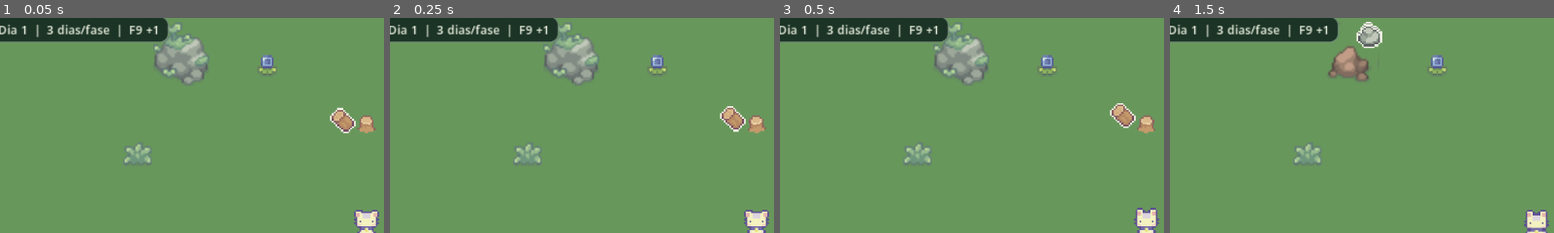
Above: before the commit, frames 1-4 (left to right).
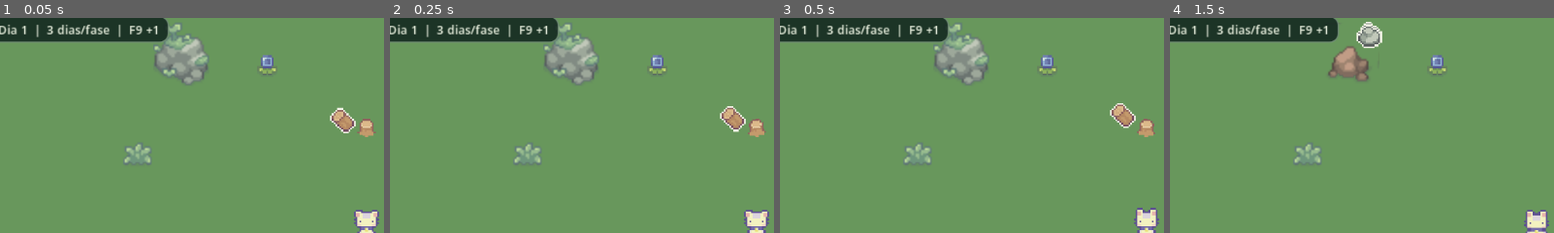
Above: after the commit, the same moments.

Repository: HelioConde/Slime-Harvest
Game: Godot game, scene res://tests/ResourceGameplayTest.tscn
Two runs of this game, one before a commit and one after it. Both use one fixed random seed, a clock stepped at 60 frames per second and the inputs below. This scene is started directly instead of the project's main scene.
Inputs (mouse positions are % of the whole screen's width and height, from its top left):
- Up to frame 1 (0.05 s): no input
- Up to frame 2 (0.25 s): no input
- Up to frame 3 (0.5 s): no input
- Up to frame 4 (1.5 s): click (15, 90) at 0.5 s; click (23, 90) at 1.25 s
The pictures show only the part of the screen within x 2-52%, y 2-52%; the shares and areas given below are measured in that part.

The runs differ from the first frame. In frame 1, 0.3% of the frame differs, in the area x 92-98%, y 45-56%; in frame 2, 0.3%; in frame 3, 0.3%; in frame 4, nothing differs.

Commit message:
fix(godot): preserva animacoes locais e integra corte do toco

Diff:
--- a/scenes/objects/stumps/stump.tscn
+++ b/scenes/objects/stumps/stump.tscn
@@ -1,4 +1,5 @@
-[gd_scene load_steps=3 format=3]
+
+[gd_scene format=3 uid="uid://dbmab2lfdq82o"]
 
 [ext_resource type="Texture2D" path="res://data/objects/stumps/stump.tres" id="1_texture"]
 [ext_resource type="Script" path="res://scripts/trees/choppable_stump.gd" id="2_script"]
@@ -6,16 +7,16 @@
 [sub_resource type="RectangleShape2D" id="Shape_base"]
 size = Vector2(8, 8)
 
-[node name="stump" type="StaticBody2D" groups=["world_objects"]]
+[node name="stump" type="StaticBody2D" unique_id=445958169 groups=["world_objects"]]
 script = ExtResource("2_script")
 texture_filter = 1
 collision_layer = 1
 collision_mask = 2
 
-[node name="Sprite2D" type="Sprite2D" parent="."]
-position = Vector2(0, -5.0)
+[node name="Sprite2D" type="Sprite2D" parent="." unique_id=2124194970]
+position = Vector2(0, -3)
 texture = ExtResource("1_texture")
 
-[node name="CollisionShape2D" type="CollisionShape2D" parent="."]
-position = Vector2(0, -4.0)
+[node name="CollisionShape2D" type="CollisionShape2D" parent="." unique_id=467167299]
+position = Vector2(0, -4)
 shape = SubResource("Shape_base")
--- a/scenes/objects/trees/tree_fall.tscn
+++ b/scenes/objects/trees/tree_fall.tscn
@@ -1,94 +1,101 @@
 [gd_scene format=3 uid="uid://bhe5p340bbvl6"]
 
-[ext_resource type="Script" path="res://scripts/trees/tree_fall.gd" id="1_script"]
-[ext_resource type="Texture2D" path="res://assets/Objects/Tree animations/tree apple sprites.png" id="2_texture"]
+[ext_resource type="Script" uid="uid://cewb0ppeo3ipo" path="res://scripts/trees/tree_fall.gd" id="1_script"]
+[ext_resource type="Texture2D" uid="uid://b5vqrsqh0osv7" path="res://assets/Objects/Tree animations/tree_fall_animation_sprite_sheet.png" id="2_yfpdh"]
 
-[sub_resource type="AtlasTexture" id="AtlasTexture_3sxmd"]
-atlas = ExtResource("2_texture")
-region = Rect2(0, 144, 48, 48)
+[sub_resource type="AtlasTexture" id="AtlasTexture_rgx06"]
+atlas = ExtResource("2_yfpdh")
+region = Rect2(0, 0, 64, 48)
 
-[sub_resource type="AtlasTexture" id="AtlasTexture_mqcyn"]
-atlas = ExtResource("2_texture")
-region = Rect2(48, 144, 48, 48)
+[sub_resource type="AtlasTexture" id="AtlasTexture_ybf0b"]
+atlas = ExtResource("2_yfpdh")
+region = Rect2(64, 0, 64, 48)
 
-[sub_resource type="AtlasTexture" id="AtlasTexture_fvpwd"]
-atlas = ExtResource("2_texture")
-region = Rect2(96, 144, 48, 48)
+[sub_resource type="AtlasTexture" id="AtlasTexture_mrse3"]
+atlas = ExtResource("2_yfpdh")
+region = Rect2(128, 0, 64, 48)
 
-[sub_resource type="AtlasTexture" id="AtlasTexture_ott6m"]
-atlas = ExtResource("2_texture")
-region = Rect2(144, 144, 48, 48)
+[sub_resource type="AtlasTexture" id="AtlasTexture_3fb3q"]
+atlas = ExtResource("2_yfpdh")
+region = Rect2(192, 0, 64, 48)
 
-[sub_resource type="AtlasTexture" id="AtlasTexture_pwwwc"]
-atlas = ExtResource("2_texture")
-region = Rect2(192, 144, 48, 48)
+[sub_resource type="AtlasTexture" id="AtlasTexture_m5in0"]
+atlas = ExtResource("2_yfpdh")
+region = Rect2(256, 0, 64, 48)
 
-[sub_resource type="AtlasTexture" id="AtlasTexture_wpdwo"]
-atlas = ExtResource("2_texture")
-region = Rect2(240, 144, 48, 48)
+[sub_resource type="AtlasTexture" id="AtlasTexture_6qd70"]
+atlas = ExtResource("2_yfpdh")
+region = Rect2(320, 0, 64, 48)
 
-[sub_resource type="AtlasTexture" id="AtlasTexture_l0qd5"]
-atlas = ExtResource("2_texture")
-region = Rect2(288, 144, 48, 48)
+[sub_resource type="AtlasTexture" id="AtlasTexture_ciprl"]
+atlas = ExtResource("2_yfpdh")
+region = Rect2(384, 0, 64, 48)
 
-[sub_resource type="AtlasTexture" id="AtlasTexture_3b7ux"]
-atlas = ExtResource("2_texture")
-region = Rect2(336, 144, 48, 48)
+[sub_resource type="AtlasTexture" id="AtlasTexture_mo8ku"]
+atlas = ExtResource("2_yfpdh")
+region = Rect2(448, 0, 64, 48)
 
-[sub_resource type="AtlasTexture" id="AtlasTexture_jnfrt"]
-atlas = ExtResource("2_texture")
-region = Rect2(384, 144, 48, 48)
+[sub_resource type="AtlasTexture" id="AtlasTexture_nitip"]
+atlas = ExtResource("2_yfpdh")
+region = Rect2(512, 0, 64, 48)
 
-[sub_resource type="AtlasTexture" id="AtlasTexture_ampa4"]
-atlas = ExtResource("2_texture")
-region = Rect2(432, 144, 48, 48)
+[sub_resource type="AtlasTexture" id="AtlasTexture_y0a51"]
+atlas = ExtResource("2_yfpdh")
+region = Rect2(576, 0, 64, 48)
 
-[sub_resource type="AtlasTexture" id="AtlasTexture_fa808"]
-atlas = ExtResource("2_texture")
-region = Rect2(480, 144, 48, 48)
+[sub_resource type="AtlasTexture" id="AtlasTexture_naro8"]
+atlas = ExtResource("2_yfpdh")
+region = Rect2(640, 0, 64, 48)
 
-[sub_resource type="AtlasTexture" id="AtlasTexture_0seu4"]
-atlas = ExtResource("2_texture")
-region = Rect2(528, 144, 48, 48)
+[sub_resource type="AtlasTexture" id="AtlasTexture_8xphs"]
+atlas = ExtResource("2_yfpdh")
+region = Rect2(704, 0, 64, 48)
+
+[sub_resource type="AtlasTexture" id="AtlasTexture_jy0sf"]
+atlas = ExtResource("2_yfpdh")
+region = Rect2(768, 0, 64, 48)
 
 [sub_resource type="SpriteFrames" id="SpriteFrames_fall"]
 animations = [{
 "frames": [{
 "duration": 1.0,
-"texture": SubResource("AtlasTexture_3sxmd")
+"texture": SubResource("AtlasTexture_rgx06")
 }, {
 "duration": 1.0,
-"texture": SubResource("AtlasTexture_mqcyn")
+"texture": SubResource("AtlasTexture_ybf0b")
 }, {
 "duration": 1.0,
-"texture": SubResource("AtlasTexture_fvpwd")
+"texture": SubResource("AtlasTexture_mrse3")
 }, {
 "duration": 1.0,
-"texture": SubResource("AtlasTexture_ott6m")
+"texture": SubResource("AtlasTexture_3fb3q")
 }, {
 "duration": 1.0,
-"texture": SubResource("AtlasTexture_pwwwc")
+"texture": SubResource("AtlasTexture_m5in0")
 }, {
 "duration": 1.0,
-"texture": SubResource("AtlasTexture_wpdwo")
+"texture": SubResource("AtlasTexture_6qd70")
 }, {
 "duration": 1.0,
-"texture": SubResource("AtlasTexture_l0qd5")
+"texture": SubResource("AtlasTexture_ciprl")
 }, {
 "duration": 1.0,
-"texture": SubResource("AtlasTexture_3b7ux")
+"texture": SubResource("AtlasTexture_mo8ku")
 }, {
 "duration": 1.0,
-"texture": SubResource("AtlasTexture_jnfrt")
+"texture": SubResource("AtlasTexture_nitip")
 }, {
 "duration": 1.0,
-"texture": SubResource("AtlasTexture_ampa4")
+"texture": SubResource("AtlasTexture_y0a51")
 }, {
 "duration": 1.0,
-"texture": SubResource("AtlasTexture_fa808")
+"texture": SubResource("AtlasTexture_naro8")
 }, {
 "duration": 1.0,
-"texture": SubResource("AtlasTexture_0seu4")
+"texture": SubResource("AtlasTexture_8xphs")
+}, {
+"duration": 1.0,
+"texture": SubResource("AtlasTexture_jy0sf")
 }],
 "loop": 0,
 "name": &"falling",
@@ -96,10 +103,10 @@
 }]
 
 [node name="TreeFall" type="Node2D" unique_id=1433728018]
+texture_filter = 1
 script = ExtResource("1_script")
-texture_filter = 1
 
-[node name="AnimatedSprite2D" type="AnimatedSprite2D" parent="."]
-position = Vector2(0, -15.5)
+[node name="AnimatedSprite2D" type="AnimatedSprite2D" parent="." unique_id=1757878211]
+position = Vector2(-8, -16)
 sprite_frames = SubResource("SpriteFrames_fall")
 animation = &"falling"
Not shown, added: scripts/items/tool_inventory.gd.uid
Not shown, added: scripts/ui/tool_hotbar.gd.uid
Not shown, added: scripts/ui/tool_icon.gd.uid
Not shown, added: scripts/ui/tree_chop_demo.gd.uid
